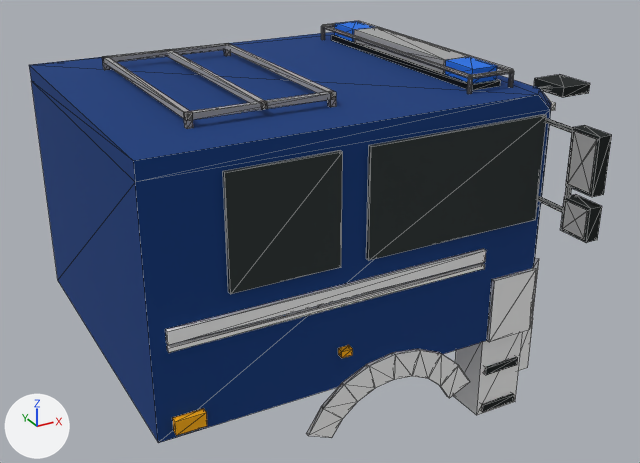
The glTF model src/render/assets/man-le-18-280-cab.glb: old version first, new version second.
Rendered twice from a 50 mm lens placed at (0.95, -5.58, 4.43), pointed at (3.98, -0.08, 1.68). The axes (+X, +Y, +Z) are drawn at lower left. The lights are the same throughout. The picture after the commit comes second. Mesh edges are drawn as thin lines. Where no turn or scale is listed for an object, it has been applied to the vertices. Vertices at exactly the same position are counted once.

Names of what the first picture shows: 'cab', 'cab-glass', 'cab-lens'.
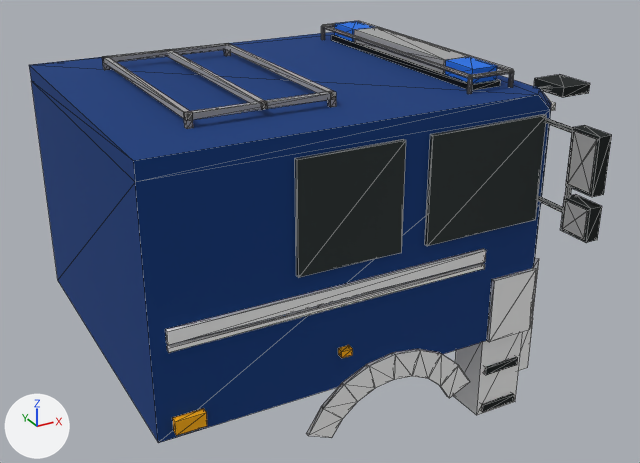
Where the newer file only moved an object's origin or applied its transform, the numbers keep the older frame.

Changed parts and their boxes (x1, y1, x2, y2) in the pictures (640 x 463 px; the box of a moved part takes in the faces that stretch with it):
'cab-glass', reshaped
    before: (223, 113, 551, 294)
    after: (295, 113, 551, 278)
part 1 of me_cab_glass, moved or reshaped
    before: (223, 150, 343, 294)
    after: (295, 139, 406, 278)
part 2 of me_cab_glass, moved or reshaped
    before: (366, 114, 547, 260)
    after: (425, 114, 547, 246)

Patch to the scene script:
```diff
--- a/src/render/assets/man-le-18-280-cab.glb.py
+++ b/src/render/assets/man-le-18-280-cab.glb.py
@@ me_cab_glass @@
 # used by ob_cab_glass; location = (3.985, 0.0, 2.378)
 # before: 8 (-0.32, -1.24, -0.38) at pixel (366, 258), 11 (-0.32, -1.27, -0.38) at pixel (368, 260), 12 (-0.32, -1.27, 0.38) at pixel (371, 146), 15 (-0.32, -1.24, 0.38) at pixel (368, 145)
-me_cab_glass.from_pydata(...)  # 40 vertices, 60 faces; spans x -1.27..1.27, y -1.27..1.27, z -0.38..0.38
+me_cab_glass.from_pydata(...)  # 40 vertices, 60 faces; spans x -0.81..1.26, y -1.27..1.27, z -0.38..0.38
+# me_cab_glass part 1: the loose piece of 8 vertices spanning x -1.27..-0.52, y -1.27..-1.24, z -0.38..0.38 is moved by (0.45, 0.0, 0.0)
+# me_cab_glass part 2
+for i in [8, 11, 12, 15]: me_cab_glass.vertices[i].co += Vector((0.45, 0.0, 0.0))
+# other edits to the shape of me_cab_glass do not show in these pictures
 me_cab_glass.materials.append(mat_cab_glass)
```
